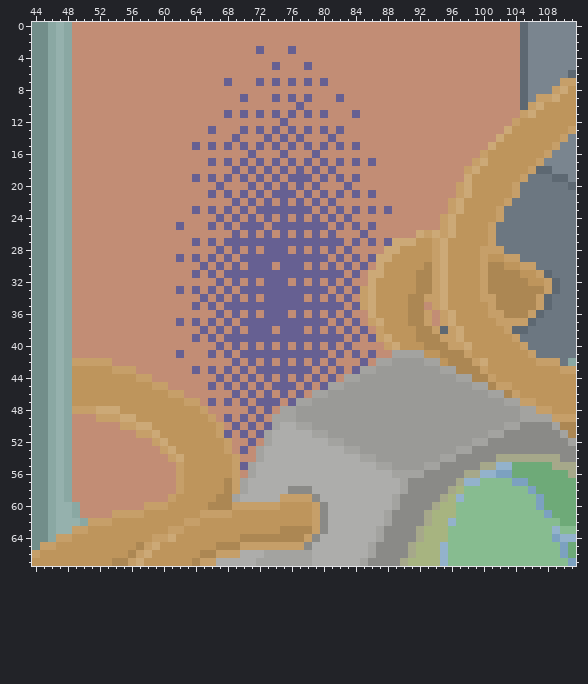
File history of a pixel-art file, assets/backgrounds/ingress/ingress.aseprite. The first picture shows the starting point.
250x150 pixels, 1 frame. Colours within 5 levels of each other are drawn and written as one. Shown: x 44..111, y 0..67.
The result:
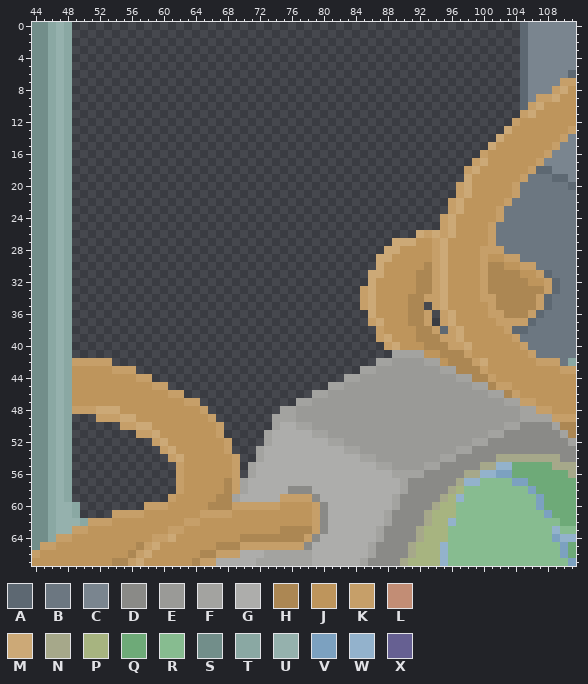
Palette (. is transparent): A #5d6872  B #6c7781  C #7a858f  D #8a8a87  E #9a9a97  F #a3a3a0  G #adadab  H #ac8753  J #be955c  K #c69f69  L #c28d75  M #cca977  N #a6a88a  P #a7b480  Q #6eaa78  R #87bc90  S #728e8a  T #8aa8a3  U #95b1ad  V #7ca1c0  W #93b2cc  X #666092
What changed:
layer "room/portal" now hidden
layer "room/Layer 5" now hidden
Changed rows in their new state; - is an unchanged pixel.
first column x 49:
 0 ........................................................
 1 ........................................................
 2 ........................................................
 3 ........................................................
 4 ........................................................
 5 ........................................................
 6 ........................................................
 7 ........................................................
 8 ........................................................
 9 ........................................................
10 ........................................................
11 ........................................................
12 .......................................................-
13 ......................................................--
14 .....................................................---
15 ....................................................----
16 ...................................................-----
17 ..................................................------
18 .................................................-------
19 .................................................-------
20 ................................................--------
21 ................................................--------
22 ...............................................---------
23 ...............................................---------
24 ..............................................----------
25 ..............................................----------
26 ...........................................-------------
27 ........................................----------------
28 .......................................-----------------
29 ......................................------------------
30 ......................................------------------
31 .....................................-------------------
32 .....................................-------------------
33 ....................................--------------------
34 ....................................--------------------
35 ....................................--------.-----------
36 .....................................--------.----------
37 .....................................--------.----------
38 ......................................------------------
39 ......................................------------------
40 .......................................-----------------
41 ........................................----------------
42 -----.................................------------------
43 --------............................--------------------
44 ----------........................----------------------
45 ------------....................------------------------
46 --------------................--------------------------
47 ----------------............----------------------------
48 -----------------.........------------------------------
49 ...---------------.......-------------------------------
50 ......-------------......-------------------------------
51 ........-----------.....--------------------------------
52 ..........----------....--------------------------------
53 ...........---------...---------------------------------
54 ............---------..---------------------------------
55 .............--------.----------------------------------
56 .............--------.----------------------------------
57 .............-------------------------------------------
58 .............-------------------------------------------
59 ............--------------------------------------------
60 -........-----------------------------------------------
61 -....---------------------------------------------------
Where, in picture pixels (left, top, right, bottom), the same in both pictures:
erased: (72, 22, 520, 518)
